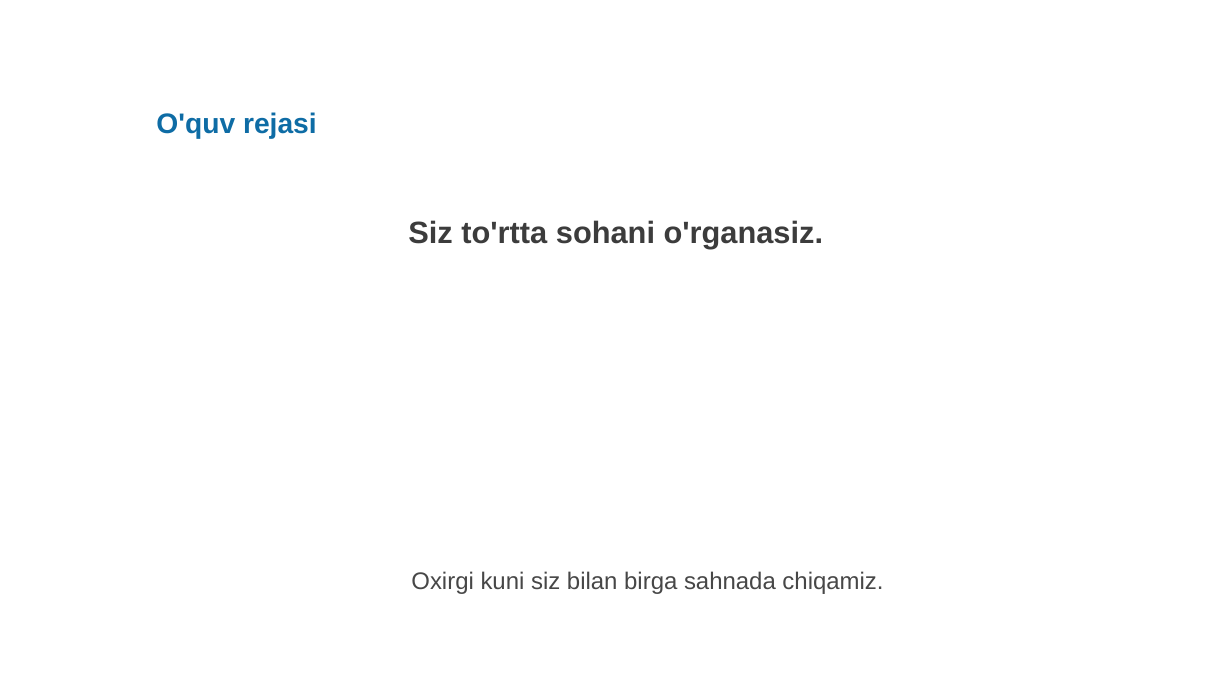
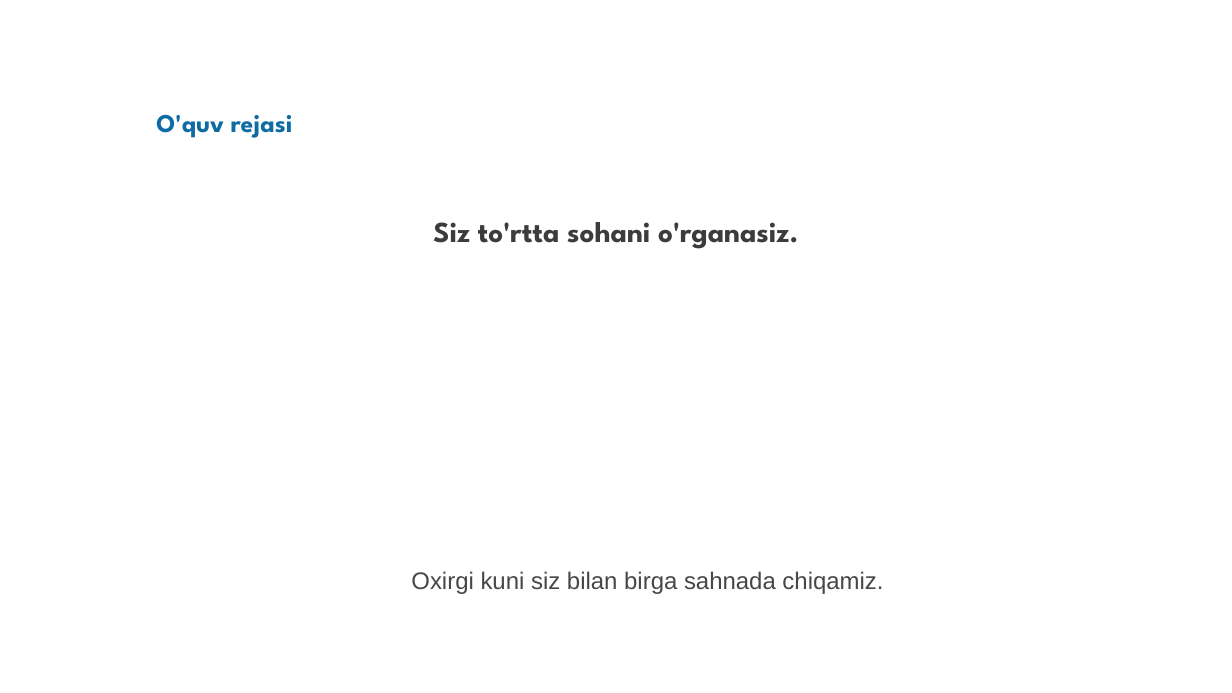
Before and after one commit to Jaloliddin-Kulmatov/ICOM-v1, a slide deck: slide 5 of PPT_uzbek_editable.pptx. Drawn at 1232x693 pixels with LibreOffice and Linux fonts; fonts in the diff are those of the drawing; background and template pictures are left out. Boxes give left, top, right and bottom in pixels: in the first picture for what was removed or moved away, otherwise in the second. Text is boxed around its words. In the diff, an @@ line names an element or a change of style, - is before the commit and + after.

```diff
--- a/PPT_uzbek_editable.pptx
+++ b/PPT_uzbek_editable.pptx
@@ text "O'quv rejasi" at [156,114,293,138]: size 33 to 30 pt, font Arial to League Spartan @@
@@ text "Siz to'rtta sohani o'rganasiz." at [433,222,798,249]: size 36 to 34 pt, font Arial to League Spartan @@
```
Also in this commit, not shown: 5 other slides changed, 1 other file.
